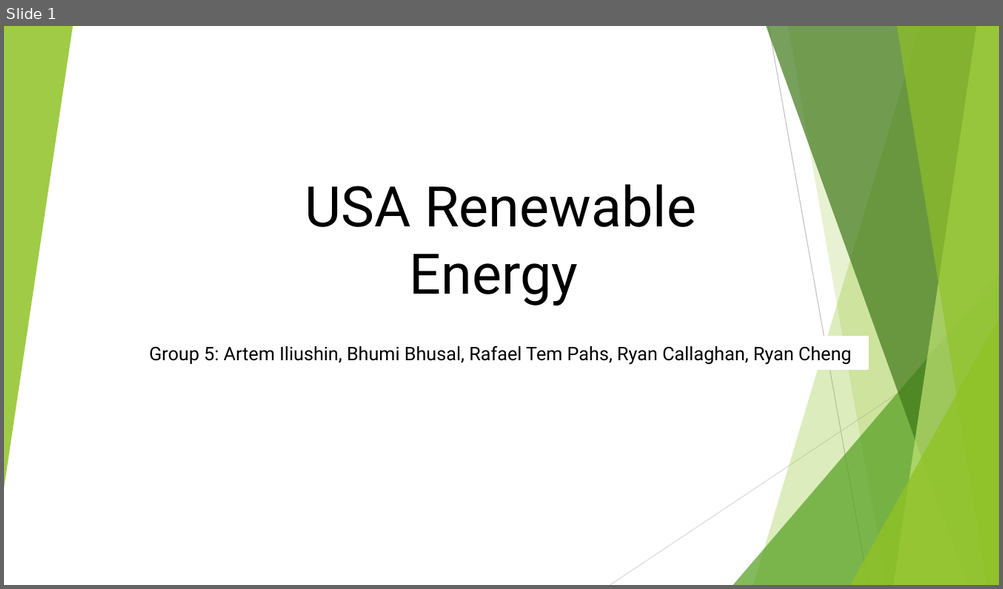
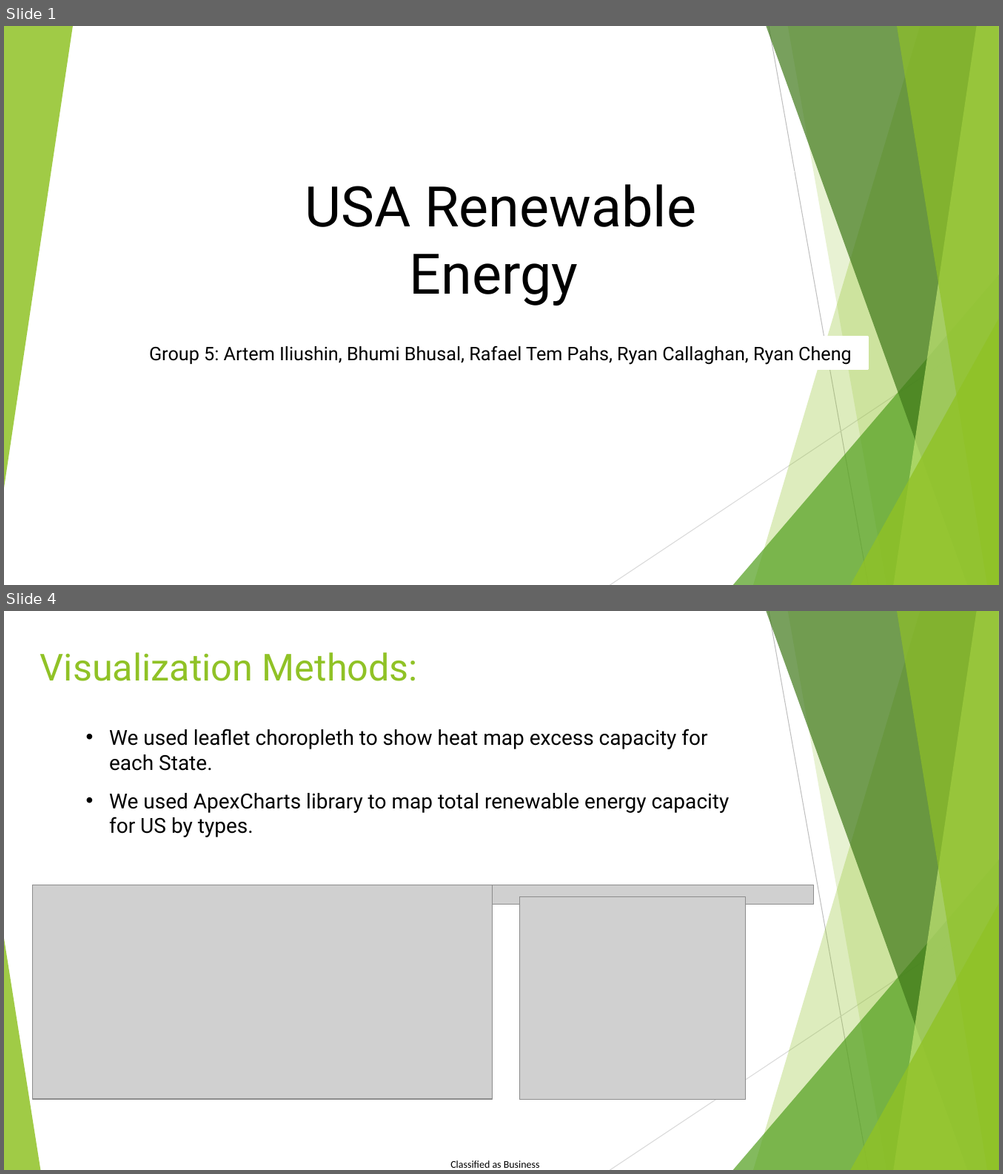
Before and after one commit to ailiushin/group5_project3, a slide deck: Group5_Presentation1.pptx. Shown one above the other, each under a label of ours: slide 1 before the commit, slides 1 and 4 after it; the slides between them are not shown. The pictures are 1003x589 and 1003x1174 pixels, drawn with LibreOffice and Linux fonts; fonts in the diff are those of the drawing; grey boxes stand for pictures; background and template pictures are left out. Boxes give left, top, right and bottom in pixels: in the first picture for what was removed or moved away, otherwise in the second. Text is boxed around its words. In the diff, an @@ line names an element or a change of style, - is before the commit and + after.

```diff
--- a/Group5_Presentation1.pptx
+++ b/Group5_Presentation1.pptx
@@ slide 4 added at bbox=[4, 611, 999, 1170], background #FFFFFF; not listed: 9 template elements that a slide beside it also shows @@
@@ title added at bbox=[40, 652, 418, 681], 36 pt, text #90C226 @@
+Visualization Methods:
@@ text added at bbox=[109, 729, 707, 771], 20 pt, text #000000 @@
+• We used leaflet choropleth to show heat map excess capacity for each State.
@@ text added at bbox=[109, 793, 729, 837], 20 pt, text #000000 @@
+• We used ApexCharts library to map total renewable energy capacity for US by types.
@@ picture added at bbox=[32, 886, 492, 1099] @@
@@ picture added at bbox=[492, 886, 814, 905] @@
@@ picture added at bbox=[520, 897, 745, 1099] @@
@@ triangle added at bbox=[4, 939, 40, 1170], fill #90C226 at 85% opacity @@
@@ text added at bbox=[450, 1161, 540, 1168], 10 pt, text #000000 @@
+Classified as Business
```
Also in this commit, not shown: 2 slides changed, 3 other slides added, 1 slide removed, 11 other files.
